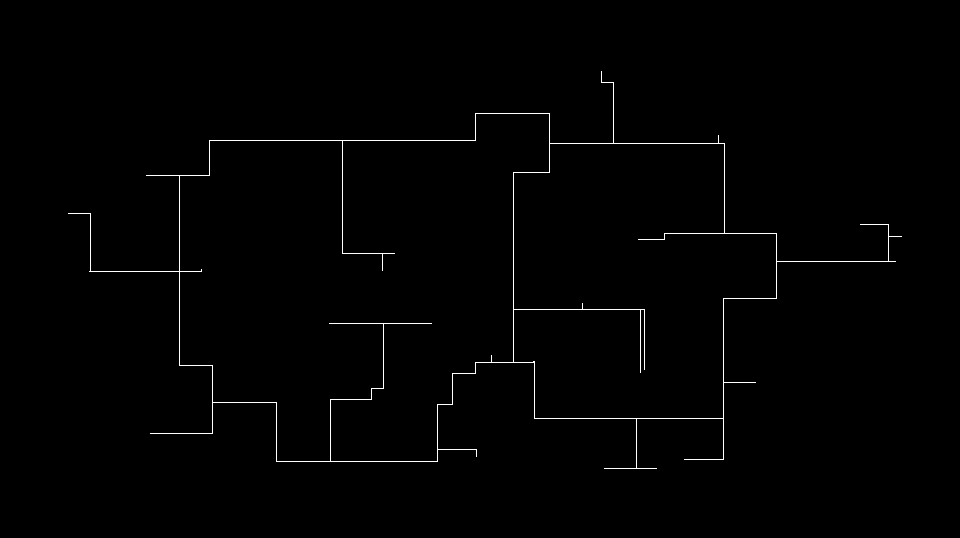
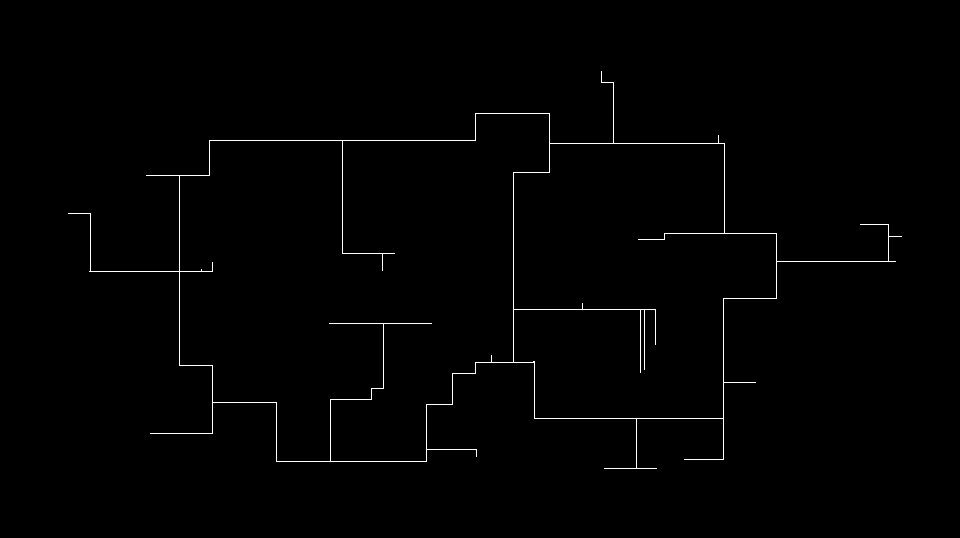
Comparing the layer stacks of the two (960, 538) images. Changes:
added layer "Shape 118" above "Shape 117" over (655, 329, 656, 345)
added layer "Shape 117" above "Shape 116" over (655, 310, 656, 330)
added layer "Shape 119" above "Shape 115" over (426, 404, 427, 461)
removed layer "Shape 18" over (437, 405, 438, 449)
